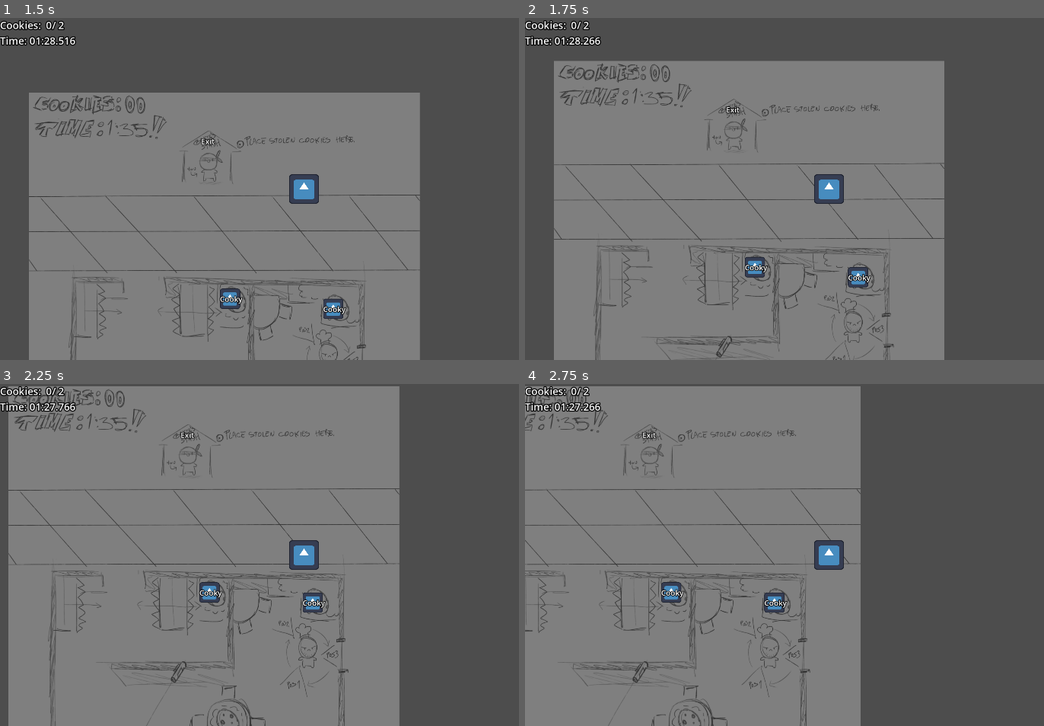
Above: before the commit, frames 1-4 (two rows, left to right).
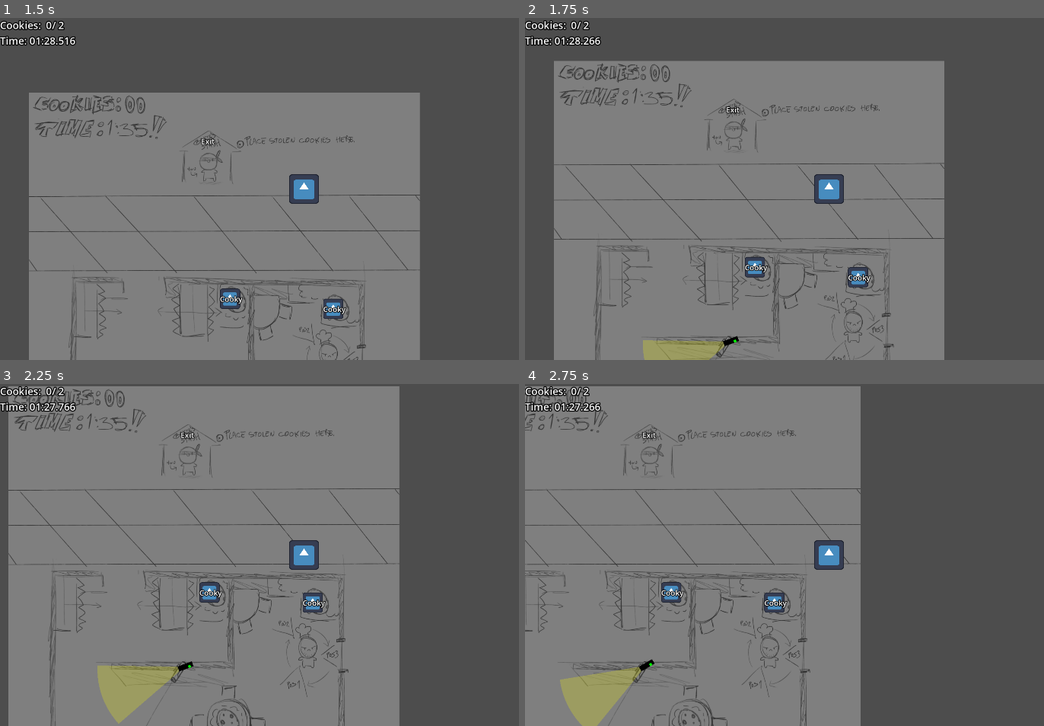
Above: after the commit, the same moments.

Repository: Fan-Dev1/BrackeysGameJam
Game: Godot game, scene res://levels/level_01.tscn
Same seed, same stepped clock (60 frames per second), same inputs: the game is played once before the commit and once after it. The engine's default icon, where the game draws it, is replaced by a stand-in: a white triangle on a blue panel in a dark square.
Inputs:
- Up to frame 1 (1.5 s): hold D (move_right) 0.53-1.28 s; hold S (move_down) from 1.28 s (still down)
- Up to frame 2 (1.75 s): keep holding S (move_down)
- Up to frame 3 (2.25 s): release S (move_down) at 2.03 s; hold D (move_right) from 2.03 s (still down)
- Up to frame 4 (2.75 s): keep holding D (move_right)

Frame 1 is identical in both runs. In frame 2, 0.8% of the frame differs, in the area x 22-42%, y 92-100%; in frame 3, 1.6%, in the area x 18-38%, y 81-100%; in frame 4, 1.6%.

Commit message:
add first security_camera

Diff:
--- a/core/global.gd
+++ b/core/global.gd
@@ -1,4 +1,7 @@
 extends Node
+
+signal player_spotted(position: Vector2)
+
 
 var levels: Array[String] = [
 	"res://levels/level_01.tscn",
--- /dev/null
+++ b/core/security_camera/camera_position.gd
@@ -0,0 +1,6 @@
+class_name CameraPosition
+extends Resource
+
+@export var angle_deg := 0.0
+@export var duration_min_sec := 3.0
+@export var duration_max_sec := 3.0
--- /dev/null
+++ b/core/security_camera/security_camera.gd
@@ -0,0 +1,100 @@
+@tool
+class_name SecurityCamera
+extends Node2D
+
+enum CameraState { NORMAL, TRACKING, ALERTED, OFF }
+
+@export var radius := 256.0
+@export_range(0.0, 360.0, 0.1, "degrees") var fov_deg := 45.0
+@export var left_limit_deg := -90.0
+@export var right_limit_deg := 90.0
+
+@export var rotaton_speed := 1.0
+@export var camera_position_index := 0
+@export var camera_positions: Array[CameraPosition]
+
+@onready var position_timer: Timer = $PositionTimer
+@onready var camera_area_2d: Area2D = $CameraArea2D
+@onready var camera_fov: Polygon2D = %CameraFov
+@onready var camera_collision: CollisionPolygon2D = %CameraCollision
+
+var state := CameraState.NORMAL
+
+
+# Called when the node enters the scene tree for the first time.
+func _ready() -> void:
+	var new_polygon := calculate_fov_polygon()
+	camera_fov.polygon = new_polygon
+	camera_collision.polygon = new_polygon
+	var camera_pos: CameraPosition = camera_positions.get(camera_position_index)
+	camera_area_2d.rotation_degrees = camera_pos.angle_deg
+	var duration := randf_range(camera_pos.duration_min_sec, camera_pos.duration_max_sec)
+	position_timer.start(duration)
+
+
+func _physics_process(delta: float) -> void:
+	if Engine.is_editor_hint():
+		queue_redraw()
+		var camera_pos: CameraPosition = camera_positions.get(camera_position_index)
+		camera_area_2d.rotation_degrees = camera_pos.angle_deg
+		return
+
+	match state:
+		CameraState.NORMAL:
+			normal_process(delta)
+		CameraState.TRACKING:
+			track_player(delta)
+
+
+func _draw() -> void:
+	if not Engine.is_editor_hint():
+		return
+
+	var left_limit_point := Vector2.from_angle(deg_to_rad(left_limit_deg)) * radius
+	var right_limit_point := Vector2.from_angle(deg_to_rad(right_limit_deg)) * radius
+	draw_line(Vector2.ZERO, left_limit_point, Color.RED, 2.0)
+	draw_line(Vector2.ZERO, right_limit_point, Color.BLUE, 2.0)
+
+
+func normal_process(delta: float) -> void:
+	var camera_pos: CameraPosition = camera_positions.get(camera_position_index)
+	var rotation_difference := camera_pos.angle_deg - camera_area_2d.rotation_degrees
+	rotation_difference = clampf(rotation_difference, -rotaton_speed, rotaton_speed)
+	camera_area_2d.rotation_degrees += rotation_difference
+	camera_area_2d.rotation_degrees = clampf(camera_area_2d.rotation_degrees, left_limit_deg, right_limit_deg)
+
+	if rotation_difference == 0.0 and position_timer.is_stopped():
+		var duration := randf_range(camera_pos.duration_min_sec, camera_pos.duration_max_sec)
+		position_timer.start(duration)
+
+
+func track_player(delta: float) -> void:
+	var player: Player = get_tree().get_first_node_in_group("player")
+	var angle_to_player := self.global_position.angle_to_point(player.global_position)
+	var rotation_difference := camera_area_2d.rotation_degrees - angle_to_player
+	rotation_difference = clampf(rotation_difference, -rotaton_speed, rotaton_speed)
+	camera_area_2d.rotation_degrees += rotation_difference
+
+
+func calculate_fov_polygon(circle_points := 12) -> PackedVector2Array:
+	var new_polygon := PackedVector2Array()
+	new_polygon.append(Vector2(0.0, -8.0))
+	var fov_rad_step := deg_to_rad(fov_deg / circle_points)
+	var current_angle := -fov_rad_step * (circle_points / 2.0)
+	for i in range(circle_points + 1):
+		var half_fov_rad := deg_to_rad((fov_deg / 2.0))
+		new_polygon.append(Vector2.from_angle(current_angle) * radius)
+		current_angle += fov_rad_step
+	new_polygon.append(Vector2(0.0, 8.0))
+	return new_polygon
+
+
+func _on_position_timer_timeout() -> void:
+	camera_position_index += 1
+	if camera_position_index >= camera_positions.size():
+		camera_position_index = 0
+
+
+func _on_camera_area_2d_body_entered(body: Node2D) -> void:
+	if body is Player:
+		Global.player_spotted.emit(body.global_position)
--- /dev/null
+++ b/core/security_camera/security_camera.tscn
@@ -0,0 +1,58 @@
+[gd_scene load_steps=5 format=3 uid="uid://cdppfmbhnfc3d"]
+
+[ext_resource type="Script" uid="uid://bxyyl3oktcgqk" path="res://core/security_camera/security_camera.gd" id="1_05d2b"]
+[ext_resource type="Script" uid="uid://cw0363ko8eoy5" path="res://core/security_camera/camera_position.gd" id="2_t0tbx"]
+
+[sub_resource type="Resource" id="Resource_v1u64"]
+script = ExtResource("2_t0tbx")
+angle_deg = -45.0
+duration_min_sec = 3.0
+duration_max_sec = 3.0
+metadata/_custom_type_script = "uid://cw0363ko8eoy5"
+
+[sub_resource type="Resource" id="Resource_t0tbx"]
+script = ExtResource("2_t0tbx")
+angle_deg = 45.0
+duration_min_sec = 1.0
+duration_max_sec = 3.0
+metadata/_custom_type_script = "uid://cw0363ko8eoy5"
+
+[node name="SecurityCamera" type="Node2D"]
+script = ExtResource("1_05d2b")
+camera_positions = Array[ExtResource("2_t0tbx")]([SubResource("Resource_v1u64"), SubResource("Resource_t0tbx")])
+
+[node name="PositionTimer" type="Timer" parent="."]
+wait_time = 3.0
+one_shot = true
+
+[node name="CameraArea2D" type="Area2D" parent="."]
+rotation = -0.785398
+collision_layer = 0
+collision_mask = 2
+
+[node name="CameraSprite2D" type="ColorRect" parent="CameraArea2D"]
+offset_left = -48.0
+offset_top = -8.0
+offset_right = -46.0
+offset_bottom = -7.0
+scale = Vector2(24, 16.5)
+color = Color(0, 0, 0, 1)
+
+[node name="StatusColorRect" type="ColorRect" parent="CameraArea2D"]
+offset_left = -40.0
+offset_top = -8.0
+offset_right = -32.0
+color = Color(0, 1, 0, 1)
+
+[node name="CameraCollision" type="CollisionPolygon2D" parent="CameraArea2D"]
+unique_name_in_owner = true
+visible = false
+polygon = PackedVector2Array(0, -8, 236.513, -97.967, 242.414, -82.2885, 247.277, -66.2577, 251.081, -49.9431, 253.81, -33.4147, 255.452, -16.7432, 256, -2.13163e-14, 255.452, 16.7432, 253.81, 33.4147, 251.081, 49.9431, 247.277, 66.2577, 242.414, 82.2885, 236.513, 97.967, 0, 8)
+
+[node name="CameraFov" type="Polygon2D" parent="CameraArea2D"]
+unique_name_in_owner = true
+color = Color(1, 1, 0, 0.235294)
+polygon = PackedVector2Array(0, -8, 236.513, -97.967, 242.414, -82.2885, 247.277, -66.2577, 251.081, -49.9431, 253.81, -33.4147, 255.452, -16.7432, 256, -2.13163e-14, 255.452, 16.7432, 253.81, 33.4147, 251.081, 49.9431, 247.277, 66.2577, 242.414, 82.2885, 236.513, 97.967, 0, 8)
+
+[connection signal="timeout" from="PositionTimer" to="." method="_on_position_timer_timeout"]
+[connection signal="body_entered" from="CameraArea2D" to="." method="_on_camera_area_2d_body_entered"]
--- a/levels/level_01.tscn
+++ b/levels/level_01.tscn
@@ -1,8 +1,10 @@
-[gd_scene load_steps=11 format=3 uid="uid://d2j2q3cwvwesw"]
+[gd_scene load_steps=15 format=3 uid="uid://d2j2q3cwvwesw"]
 
 [ext_resource type="PackedScene" uid="uid://dptqv0l043tyw" path="res://levels/base_level.tscn" id="1_ty3hu"]
 [ext_resource type="Texture2D" uid="uid://bdsbune6m5ul1" path="res://levels/level_01_mockup.png" id="2_mckh2"]
 [ext_resource type="PackedScene" uid="uid://b3lmri50c7jn1" path="res://core/cookie_stash/cookie_stash.tscn" id="3_81a5f"]
+[ext_resource type="PackedScene" uid="uid://cdppfmbhnfc3d" path="res://core/security_camera/security_camera.tscn" id="4_gg43x"]
+[ext_resource type="Script" uid="uid://cw0363ko8eoy5" path="res://core/security_camera/camera_position.gd" id="5_mllcm"]
 
 [sub_resource type="RectangleShape2D" id="RectangleShape2D_mckh2"]
 size = Vector2(25, 522)
@@ -24,6 +26,20 @@
 
 [sub_resource type="RectangleShape2D" id="RectangleShape2D_cg8v6"]
 size = Vector2(916.563, 26)
+
+[sub_resource type="Resource" id="Resource_q7ibo"]
+script = ExtResource("5_mllcm")
+angle_deg = 20.0
+duration_min_sec = 3.0
+duration_max_sec = 3.0
+metadata/_custom_type_script = "uid://cw0363ko8eoy5"
+
+[sub_resource type="Resource" id="Resource_cg8v6"]
+script = ExtResource("5_mllcm")
+angle_deg = 160.0
+duration_min_sec = 1.0
+duration_max_sec = 3.0
+metadata/_custom_type_script = "uid://cw0363ko8eoy5"
 
 [node name="Level_01" instance=ExtResource("1_ty3hu")]
 metadata/_edit_lock_ = true
@@ -88,3 +104,10 @@
 
 [node name="Player" parent="." index="6"]
 position = Vector2(576, 256)
+
+[node name="SecurityCamera" parent="." index="7" instance=ExtResource("4_gg43x")]
+position = Vector2(544, 908)
+left_limit_deg = 0.0
+right_limit_deg = 180.0
+camera_position_index = 1
+camera_positions = Array[ExtResource("5_mllcm")]([SubResource("Resource_q7ibo"), SubResource("Resource_cg8v6")])
--- a/player/player.gd
+++ b/player/player.gd
@@ -25,3 +25,8 @@
 
 func drop_of_cookie():
 	has_cookie = false
+
+
+func take_damage(damage: int):
+	# TODO take_damage
+	pass
--- a/project.godot
+++ b/project.godot
@@ -28,6 +28,7 @@
 
 folder_colors={
 "res://core/": "green",
+"res://export/": "gray",
 "res://guard/": "red",
 "res://levels/": "yellow",
 "res://player/": "teal"
Not shown, added: core/security_camera/camera_position.gd.uid
Not shown, added: core/security_camera/security_camera.gd.uid
